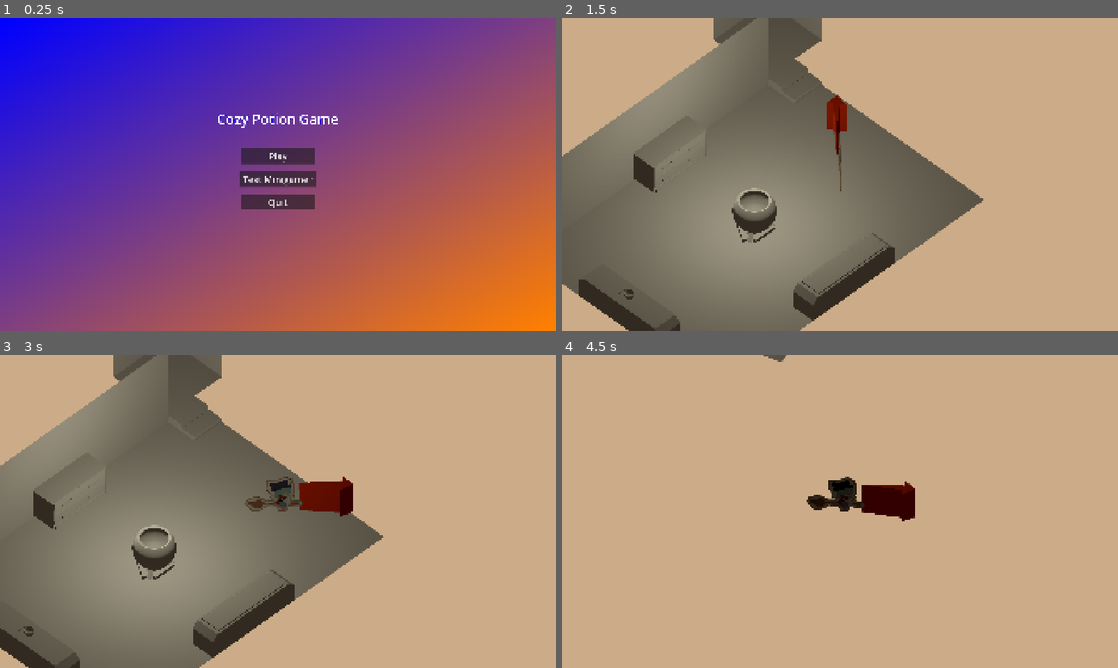
Above: before the commit, frames 1-4 (two rows, left to right).
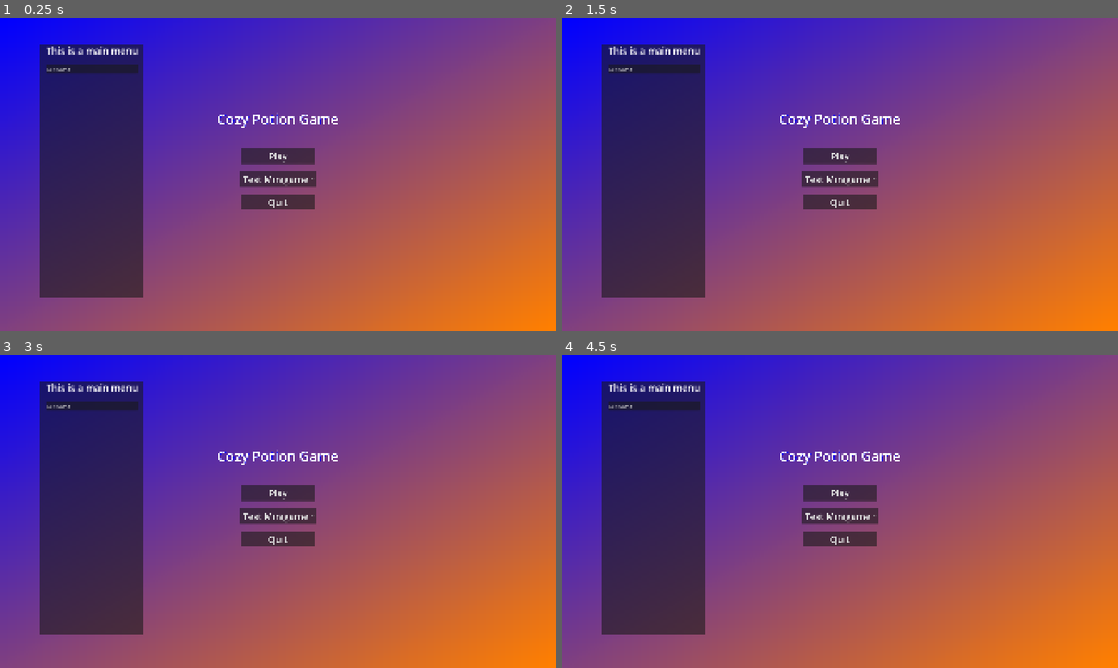
Above: after the commit, the same moments.

Repository: unimelb-game-makers/Team-Quibble-Production
Game: Godot game, scene res://scenes/game_viewport.tscn
Two runs of this game, one before a commit and one after it. Both use one fixed random seed, a clock stepped at 60 frames per second and the inputs below. This scene is started directly instead of the project's main scene.
Inputs (mouse positions are in pixels of both pictures, inside the frame that each line leads up to):
- Up to frame 1 (0.25 s): no input
- Up to frame 2 (1.5 s): click "Play" at 0.5 s; click (840, 155) at 1.25 s, where only the run after the commit has a clickable "Play"
- Up to frame 3 (3 s): click (278, 514) at 2 s, where only the run after the commit has a clickable "Test Minigame"; tap Enter at 2.75 s; move the mouse to (400, 495) at 2.77 s; press the mouse at (400, 495) at 2.78 s; hold D (move_right) from 2.78 s (still down)
- Up to frame 4 (4.5 s): release D (move_right) at 3.5 s; release the mouse at (962, 495) at 3.5 s; drag from (728, 527) to (812, 574) at 3.52 s; move the mouse to (895, 442) at 4.27 s; hold D (move_right) from 4.28 s (still down); hold Right (camera_right) from 4.28 s (still down)

The runs differ from the first frame. In frame 1, 15% of the frame differs, in the area x 7-26%, y 8-90%; in frame 2, 100%; in frame 3, 100%; in frame 4, 100%, in the area x 0-100%, y 0-100%.

Commit message:
added options menu to game viewport scene

Diff:
--- a/cozy-potion-game/project.godot
+++ b/cozy-potion-game/project.godot
@@ -18,6 +18,7 @@
 [autoload]
 
 SceneManager="*uid://c0071jx5m4ofo"
+MainMenu="*uid://ddiesd3y05efc"
 
 [display]
 
--- a/cozy-potion-game/scenes/game_viewport.tscn
+++ b/cozy-potion-game/scenes/game_viewport.tscn
@@ -2,6 +2,9 @@
 
 [ext_resource type="Script" uid="uid://bekvcfp1wjd0x" path="res://scripts/game_viewport/game_sub_viewport.gd" id="1_th4xb"]
 [ext_resource type="PackedScene" uid="uid://dvuso6cvhqekf" path="res://scenes/main.tscn" id="2_k2gmx"]
+
+[sub_resource type="LabelSettings" id="LabelSettings_4dvm4"]
+font_size = 33
 
 [node name="Node" type="Node" unique_id=46579256]
 
@@ -28,3 +31,61 @@
 script = ExtResource("1_th4xb")
 
 [node name="Main" parent="ViewportControl/SubViewportContainer/SubViewport" unique_id=391929633 instance=ExtResource("2_k2gmx")]
+
+[node name="UIControl" type="Control" parent="." unique_id=1999173901]
+layout_mode = 3
+anchors_preset = 15
+anchor_right = 1.0
+anchor_bottom = 1.0
+grow_horizontal = 2
+grow_vertical = 2
+
+[node name="MarginContainer" type="MarginContainer" parent="UIControl" unique_id=1266198937]
+layout_mode = 1
+anchors_preset = 15
+anchor_right = 1.0
+anchor_bottom = 1.0
+grow_horizontal = 2
+grow_vertical = 2
+theme_override_constants/margin_left = 20
+theme_override_constants/margin_top = 20
+theme_override_constants/margin_right = 20
+theme_override_constants/margin_bottom = 20
+
+[node name="Control" type="Control" parent="UIControl/MarginContainer" unique_id=1832866189]
+layout_mode = 2
+
+[node name="MarginContainer" type="MarginContainer" parent="UIControl/MarginContainer/Control" unique_id=696818643]
+layout_mode = 0
+offset_left = 109.0
+offset_top = 61.0
+offset_right = 486.0
+offset_bottom = 956.0
+theme_override_constants/margin_left = 10
+theme_override_constants/margin_top = 10
+theme_override_constants/margin_right = 10
+theme_override_constants/margin_bottom = 10
+
+[node name="PanelContainer" type="PanelContainer" parent="UIControl/MarginContainer/Control/MarginContainer" unique_id=1210357458]
+layout_mode = 2
+
+[node name="VBoxContainer" type="VBoxContainer" parent="UIControl/MarginContainer/Control/MarginContainer/PanelContainer" unique_id=1438540822]
+layout_mode = 2
+
+[node name="Label" type="Label" parent="UIControl/MarginContainer/Control/MarginContainer/PanelContainer/VBoxContainer" unique_id=975724824]
+layout_mode = 2
+text = "This is a main menu"
+label_settings = SubResource("LabelSettings_4dvm4")
+horizontal_alignment = 1
+
+[node name="MarginContainer" type="MarginContainer" parent="UIControl/MarginContainer/Control/MarginContainer/PanelContainer/VBoxContainer" unique_id=578056762]
+layout_mode = 2
+theme_override_constants/margin_left = 20
+theme_override_constants/margin_top = 20
+theme_override_constants/margin_right = 20
+theme_override_constants/margin_bottom = 20
+
+[node name="Button" type="Button" parent="UIControl/MarginContainer/Control/MarginContainer/PanelContainer/VBoxContainer/MarginContainer" unique_id=2003450956]
+layout_mode = 2
+text = "Exit Game"
+alignment = 0
--- /dev/null
+++ b/cozy-potion-game/scripts/autoloads/options_menu.gd
@@ -0,0 +1 @@
+extends Node
--- a/cozy-potion-game/scripts/game_viewport/scene_manager.gd
+++ b/cozy-potion-game/scripts/game_viewport/scene_manager.gd
@@ -14,8 +14,8 @@
 	sub_viewport = get_tree().get_first_node_in_group("GameSubViewport")
 
 func change_active_scene_to_packed(scene: PackedScene) -> bool:
-	if not scene.can_instantiate():
-		return true
+	if not scene.can_instantiate() or not sub_viewport:
+		return false
 
 	var new_scene_node = scene.instantiate()
 
@@ -24,9 +24,12 @@
 	await get_tree().process_frame
 
 	sub_viewport.add_child(new_scene_node)
-	return false
+	return true
 
 func change_active_scene_to_file(path: String) -> bool:
+	if not sub_viewport:
+		return false
+
 	var error = ResourceLoader.load_threaded_request(path)
 
 	if error:
Not shown, added: cozy-potion-game/scripts/autoloads/options_menu.gd.uid
